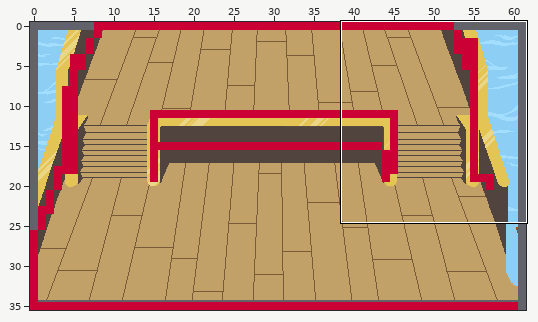
Tiled map, stored at src/Sources/assets/mapas/barco/barco.tmx. Above, an overview of the earlier version with the close-up marked.
Close-up. First the earlier version:
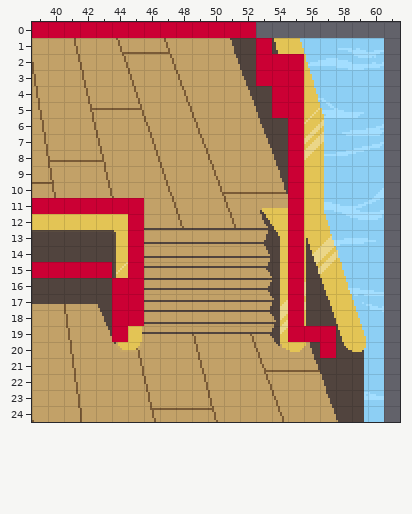
Cells are 8x8 px. Shown: x 39..61, y 0..24. The commit also changed other parts of the map, which this record leaves out.
Once edited:
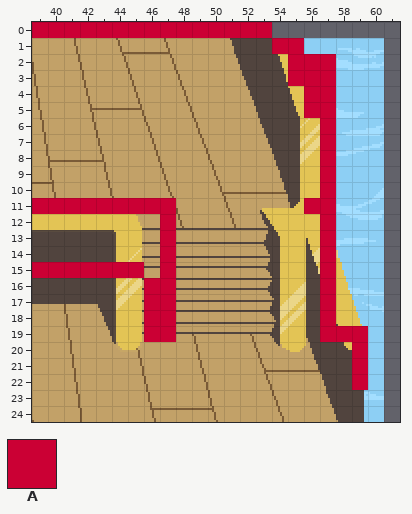
Key: from "CollisoinPatron": A 0 "CollisionTile".
_ is an empty cell.
Tiles replaced or removed in this view: A.
Edits made:
Changed rows in their new state; . is an unchanged cell.
Layer "Capa de patrones 1":
first column x 44:
 0 .........A......
 1 ........._AA....
 2 .........__.AA..
 3 .........__.AA..
 4 ..........__AA..
 5 ..........__AA..
 6 ..........._.A..
 7 ..........._.A..
 8 ..........._.A..
 9 ..........._.A..
10 ..........._.A..
11 ..AA......._AA..
12 ._.A......._.A..
13 ._.A......._.A..
14 ._.A......._.A..
15 A..A......._.A..
16 __AA......._.A..
17 __AA......._.A..
18 __AA......._.A..
19 _.AA.......__.AA
20 ............._.A
21 ...............A
22 ...............A
